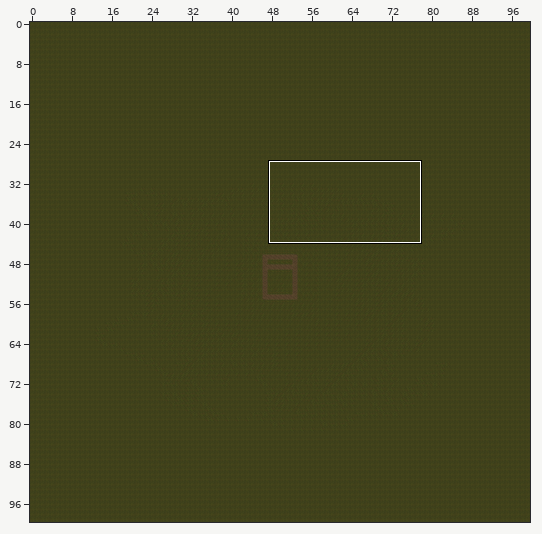
Tiled map (JSON), stored at RPGO.ClientMonoGame/Content/wordlmap.tmj. The first picture is a wide view before the edit; the outline marks the close-up.
Close-up. As it was:
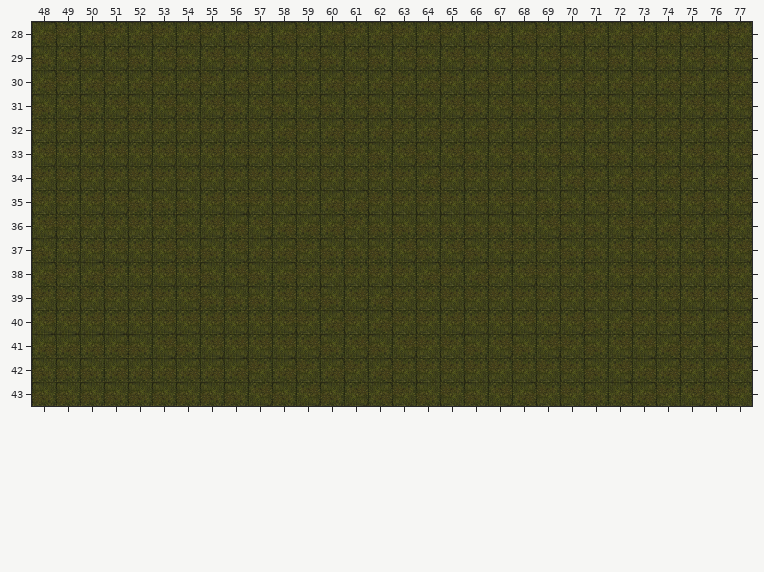
Cells are 64x64 px. Shown: x 48..77, y 28..43. The commit also changed other parts of the map, which this record leaves out.
Now the later version:
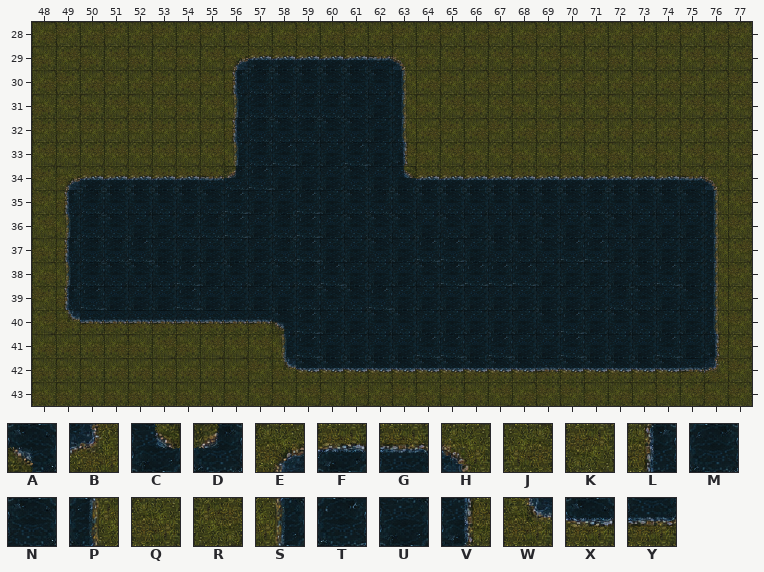
Key: from "World-Tilemap": A 11, B 39, C 40, D 41, E 68, F 69, G 70, H 71, J 91, K 92, L 98, M 99, N 100, P 101, Q 121, R 122, S 128, T 129, U 130, V 131, W 158, X 159, Y 160.
_ is an empty cell.
Tiles replaced or removed in this view: J, K, Q, R.
The exact change:
Changed rows in their new state; . is an unchanged cell.
Layer "Слой тайлов 1":
first column x 49:
29 .......EFFFFFGH.............
30 .......LMNNNNNP.............
31 .......SMMMMNUP.............
32 .......LMNMNNUP.............
33 .......SMTUUTUV.............
34 EFFFFFGDTUUUNUCFFFFFFFFFFFGH
35 LMNNNNNTUUTUNMNNNNNNNNMNNNNP
36 SMNUUMMTUMTUNNNUNUUUNUNNUUUP
37 LMMTUUUUUMTUUNUTTUNNNTTUUUUP
38 SMNNNTUNUNMTUUUNTTTTUUUUNTUP
39 LTUUUTUUUUMNNTUUUUUUUUUMNUNP
40 WYYYYYYYYATUUNNUUUUUNTUNNUUP
41 .........STUUUUTTUTUUTUUUTUV
42 .........WXXXXXXXXXXYXXXXXYB
Where, in picture pixels (left, top, right, bottom), the same in both close-ups:
changed: (56, 46, 728, 382)
